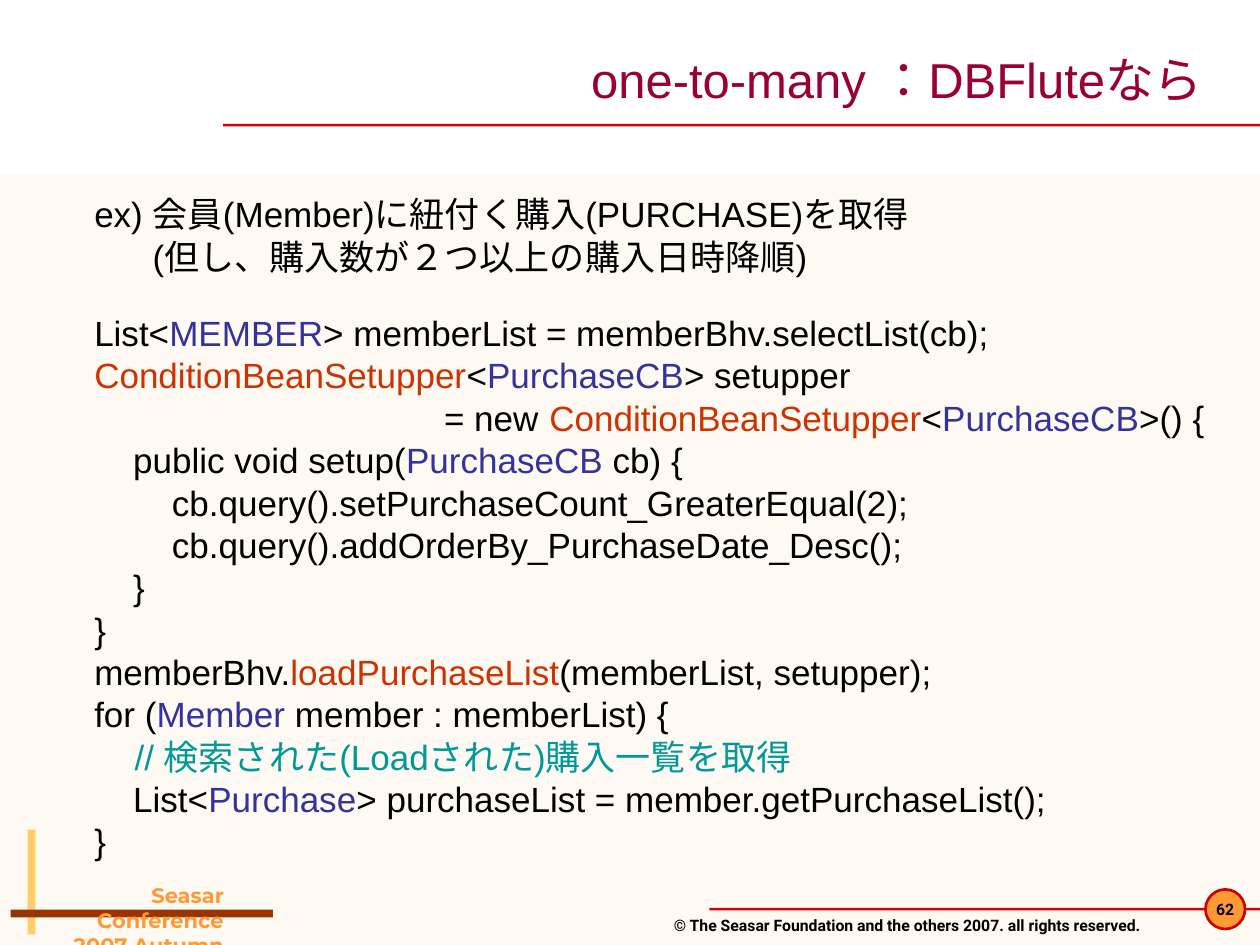
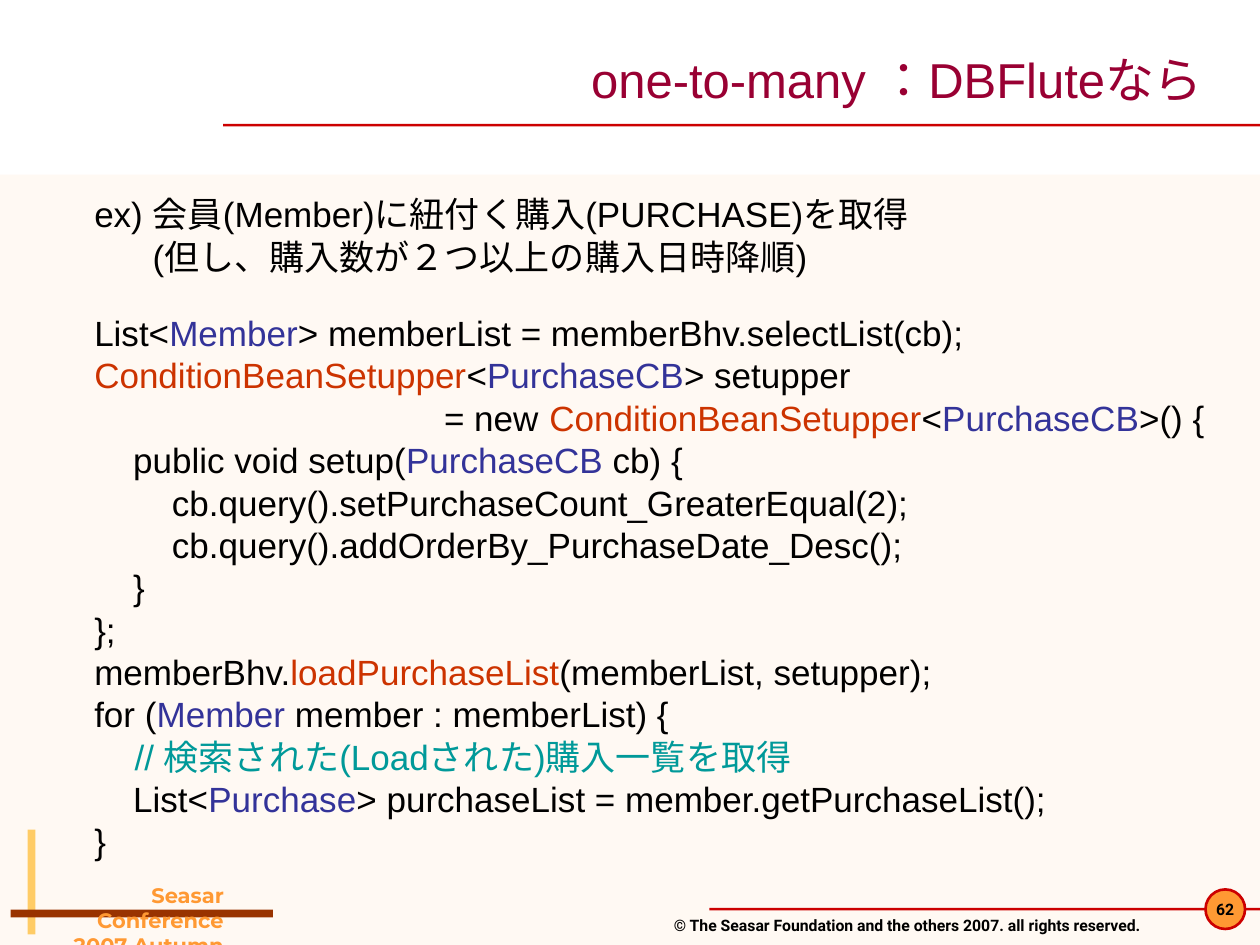
Before and after one commit to seasarorg/dbflute, a slide deck: slide 62 of dbflute/etc/doc/pres/sc2007a_2-DBFlute.ppt. Drawn at 1260x945 pixels with LibreOffice and Linux fonts; fonts in the diff are those of the drawing; background and template pictures are left out. Boxes give left, top, right and bottom in pixels: in the first picture for what was removed or moved away, otherwise in the second. Text is boxed around its words. In the diff, an @@ line names an element or a change of style, - is before the commit and + after.

```diff
--- a/dbflute/etc/doc/pres/sc2007a_2-DBFlute.ppt
+++ b/dbflute/etc/doc/pres/sc2007a_2-DBFlute.ppt
@@ text at [94, 197, 1183, 819]: text changed @@
-}
+};
@@ text at [94, 320, 963, 353]: text changed @@
-List<MEMBER> memberList = memberBhv.selectList(cb);
+List<Member> memberList = memberBhv.selectList(cb);
```
Also in this commit, not shown: 7 other slides changed, 7 other files.
